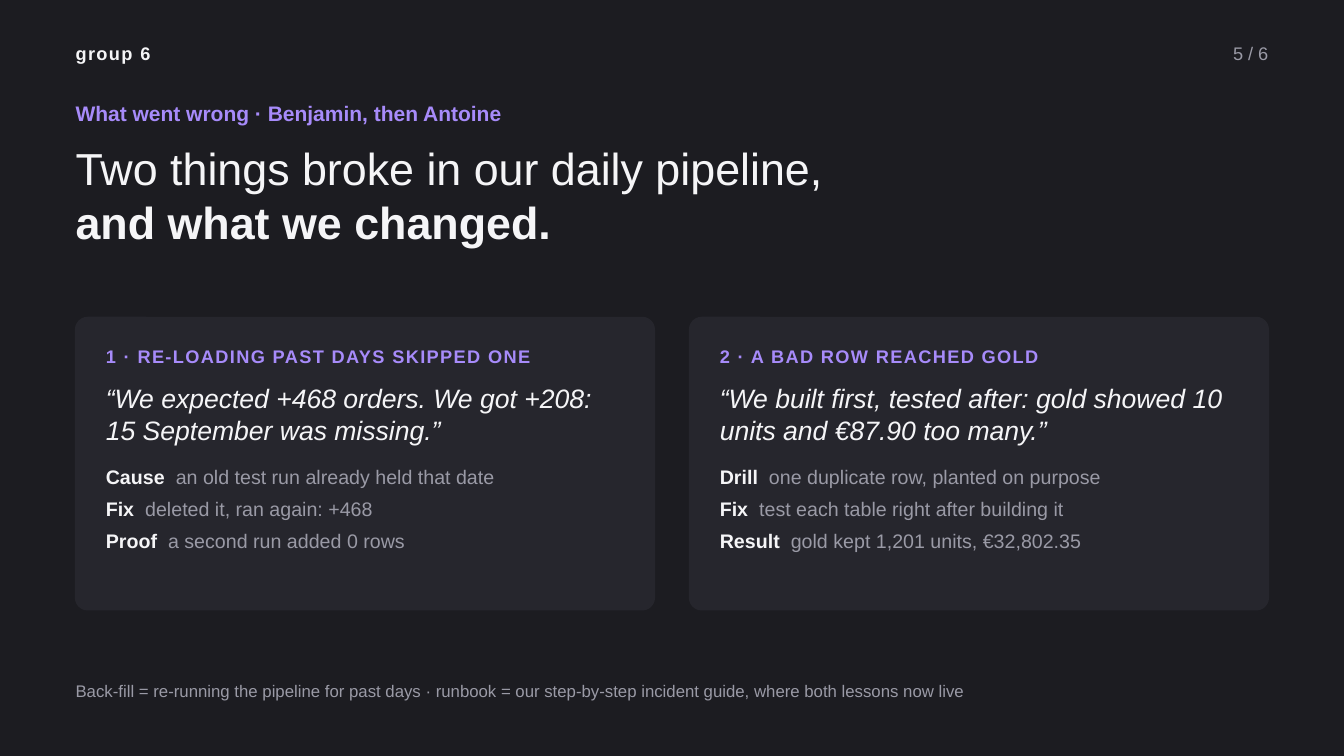
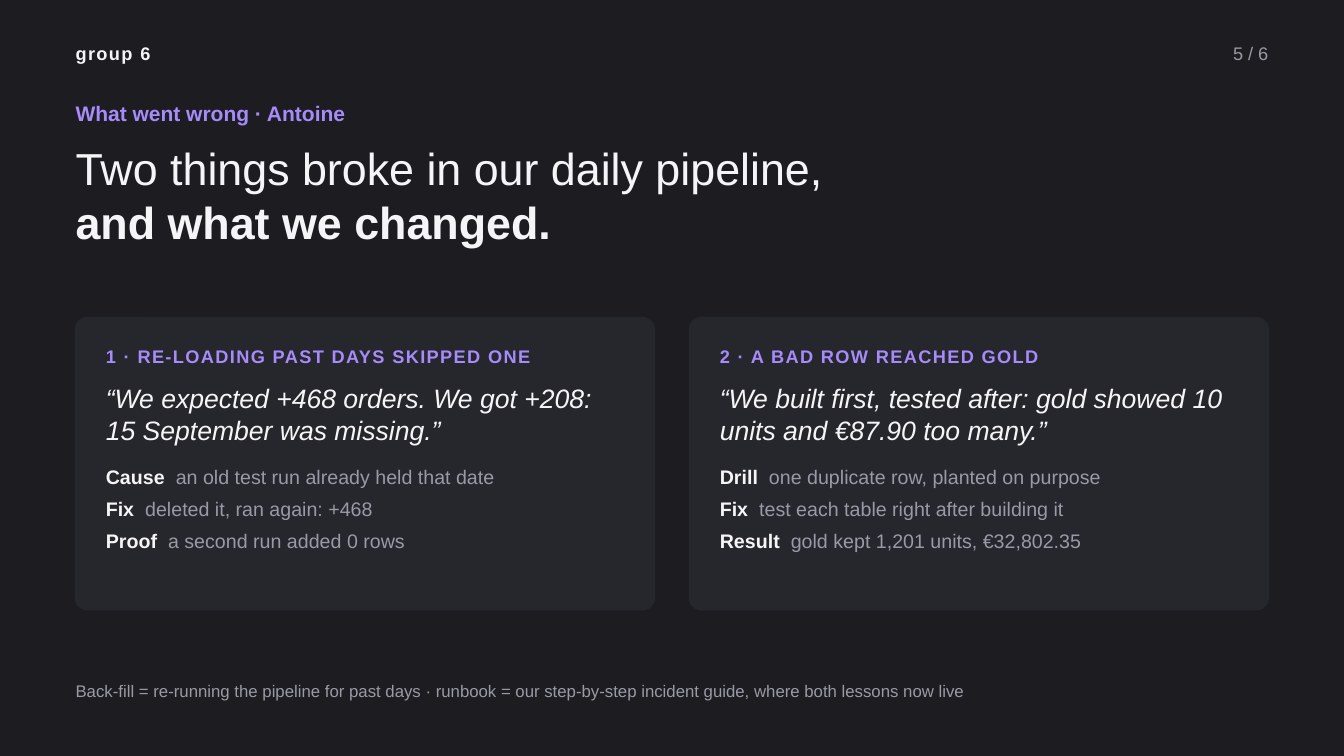
Before and after one commit to antotototototo18/albert-marketplace-data-platform, a slide deck: slide 5 of docs/presentation/group6-pitch.pptx. Drawn at 1344x756 pixels with LibreOffice and Linux fonts; fonts in the diff are those of the drawing. Boxes give left, top, right and bottom in pixels: in the first picture for what was removed or moved away, otherwise in the second. Text is boxed around its words. In the diff, an @@ line names an element or a change of style, - is before the commit and + after.

```diff
--- a/docs/presentation/group6-pitch.pptx
+++ b/docs/presentation/group6-pitch.pptx
@@ text at (x1=76, y1=105, x2=345, y2=126): text changed @@
-What went wrong · Benjamin, then Antoine
+What went wrong · Antoine
```
Also in this commit, not shown: 3 other files.
